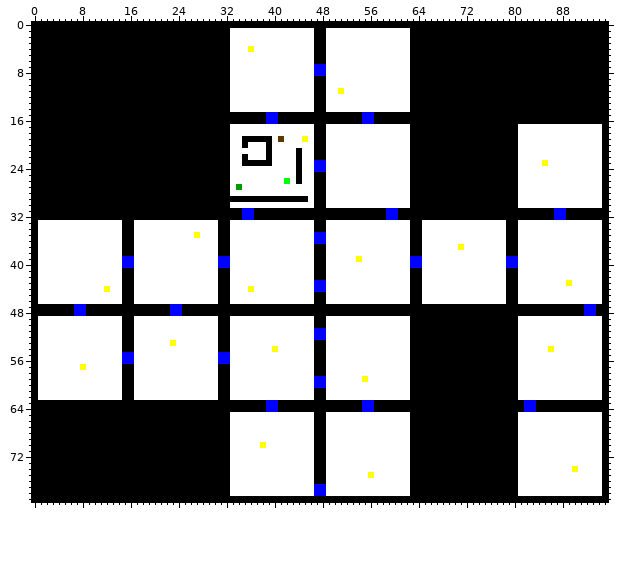
Two versions of one sprite sheet, Rat1/images/ratmap.gif. Above, as it was before the edit.
The file is 96x80 pixels.
The same view after the edit:
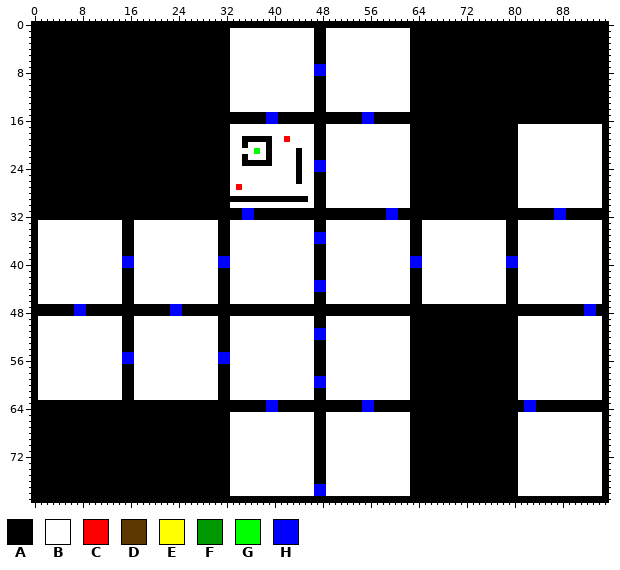
Palette (. is transparent): A #000000  B #ffffff  C #ff0000  D #5b3900  E #ffff00  F #009900  G #00ff00  H #0000ff
Diff:
Changed rows in their new state; - is an unchanged pixel.
first column x 36:
 4 B
first column x 51:
11 B
first column x 34:
19 -------BC--B----------------------------------------
21 ---G------------------------------------------------
23 ---------------------------------------------------B
26 --------B-------------------------------------------
27 C---------------------------------------------------
first column x 27:
35 B--------------------------------------------
37 --------------------------------------------B
39 ---------------------------B-----------------
first column x 12:
43 -----------------------------------------------------------------------------B
44 B-----------------------B-----------------------------------------------------
first column x 8:
53 ---------------B---------------------------------------------------------------
54 --------------------------------B---------------------------------------------B
57 B------------------------------------------------------------------------------
59 -----------------------------------------------B-------------------------------
first column x 38:
70 B
first column x 56:
74 ----------------------------------B
75 B----------------------------------
